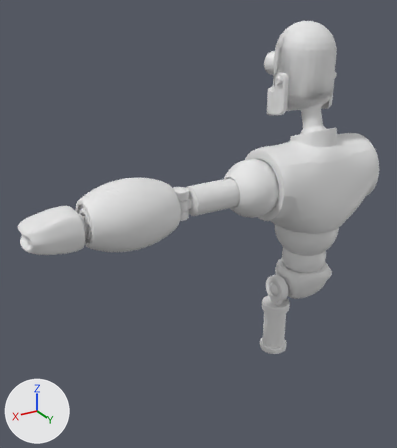
Two versions of the Blender file Robot.blend, one commit apart.
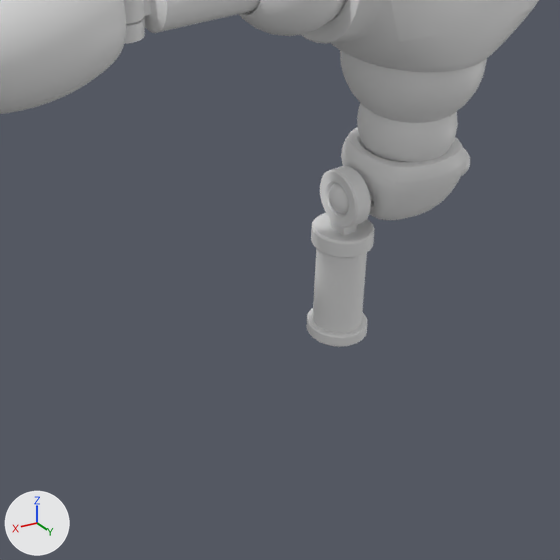
Old and new are each drawn whole from a 50 mm camera at (2.491, 2.747, 4.032) aimed at (0.779, -0.106, 2.606) and again close up on the part from 32% to 93% of the width and 45% to 100% of the height. Every picture has the same lights, and +X, +Y and +Z are marked at lower left.

Script lines for the objects in view, before the commit:
```python
me_cylinder_003 = bpy.data.meshes.new('Cylinder.003')
me_cylinder_003.from_pydata(...)  # 748 vertices, 718 faces; spans x -2.141..-1.545, y -0.029..0.17, z 0.131..0.33
me_cylinder_003.polygons.foreach_set('use_smooth', [True] * 718)
me_cylinder_004 = bpy.data.meshes.new('Cylinder.004')
me_cylinder_004.from_pydata(...)  # 306 vertices, 276 faces; spans x -0.112..0.056, y -0.056..0.056, z -0.065..0.065
me_cylinder_004.polygons.foreach_set('use_smooth', [True] * 276)
me_cylinder_006 = bpy.data.meshes.new('Cylinder.006')
me_cylinder_006.from_pydata(...)  # 1060 vertices, 1000 faces; spans x -0.112..0.056, y -0.056..0.056, z -0.191..0.032
me_cylinder_006.polygons.foreach_set('use_smooth', [True] * 1000)
ob_cylinder = bpy.data.objects.new('Cylinder', me_cylinder_003)
ob_cylinder.location = (0.0, 0.0, 0.0)
ob_cylinder.rotation_euler = (0.0, 1.571, 0.0)  # degrees (0, 90, 0)
ob_lower_elbow_joint = bpy.data.objects.new('Lower Elbow Joint', me_cylinder_006)
ob_lower_elbow_joint.location = (1.02, 0.075, 2.792)
ob_lower_elbow_joint.rotation_euler = (-3.142, 0.0, 3.142)  # degrees (-180, 0, 180)
ob_lower_elbow_joint.scale = (1.0, 1.0, 0.788)
ob_upper__elbow_joint = bpy.data.objects.new('Upper  Elbow Joint', me_cylinder_004)
ob_upper__elbow_joint.location = (1.02, 0.075, 2.855)
ob_upper__elbow_joint.rotation_euler = (0.0, 0.0, 6.283)  # degrees (0, 0, 360)
# also in view: 'UpperTorso' at (0.0, 0.049, 2.868); 'Lower Arm' at (1.347, 0.077, 2.855); 'Hip' at (0.0, 0.071, 2.057); 'Upper Arm' at (0.635, 0.075, 2.855); 'LowerTorso' at (0.0, 0.076, 2.408)
```
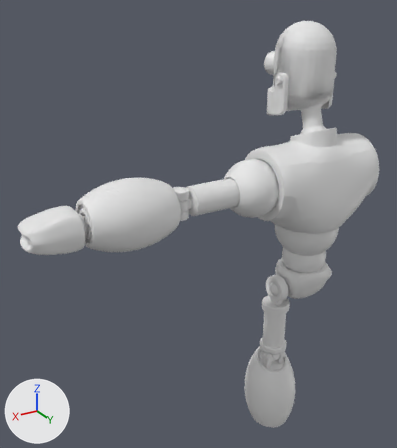
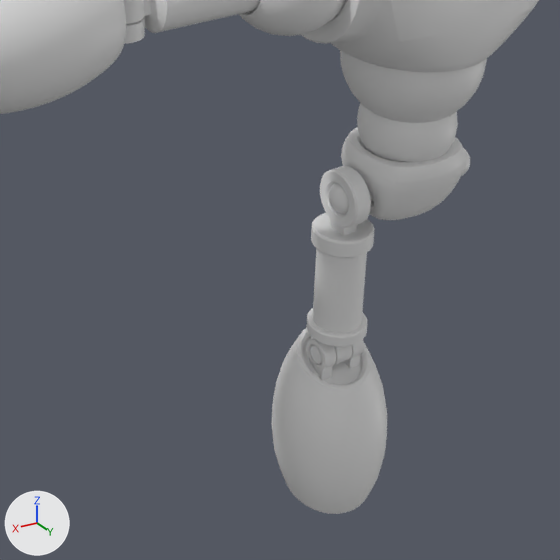
Commit message: Model the lower leg

What differs and where, as boxes [x1, y1, x2, y2] in the close-ups (560 x 560 px):
'Lower Leg', added
    after: [271, 327, 387, 514]
'Lower Knee Joint', added
    after: [307, 338, 364, 380]
'Upper  Knee Joint', added
    after: [334, 345, 352, 365]

The change, as a list of edits to the scene's bpy script:
```text
Add me_cylinder_009:
    me_cylinder_009.from_pydata(...)  # 480 vertices, 450 faces; spans x 0.028..0.432, y -0.127..0.257, z 0.891..1.495
    me_cylinder_009.polygons.foreach_set('use_smooth', [True] * 450)
Add ob_lower_leg:
    ob_lower_leg = bpy.data.objects.new('Lower Leg', me_cylinder_009)
    ob_lower_leg.location = (0.0, 0.0, 0.0)
Add ob_lower_knee_joint:
    ob_lower_knee_joint = bpy.data.objects.new('Lower Knee Joint', me_cylinder_006.copy())  # the mesh of ob_lower_elbow_joint
    ob_lower_knee_joint.location = (0.172, 0.071, 1.474)
    ob_lower_knee_joint.rotation_euler = (0.0, -1.571, 0.0)  # degrees (0, -90, 0)
    ob_lower_knee_joint.scale = (0.933, 0.933, 0.735)
Add ob_upper__knee_joint:
    ob_upper__knee_joint = bpy.data.objects.new('Upper  Knee Joint', me_cylinder_004.copy())  # the mesh of ob_upper__elbow_joint
    ob_upper__knee_joint.location = (0.232, 0.071, 1.474)
    ob_upper__knee_joint.rotation_euler = (0.0, 1.571, 6.283)  # degrees (0, 90, 360)
    ob_upper__knee_joint.scale = (0.933, 0.933, 0.933)
```
